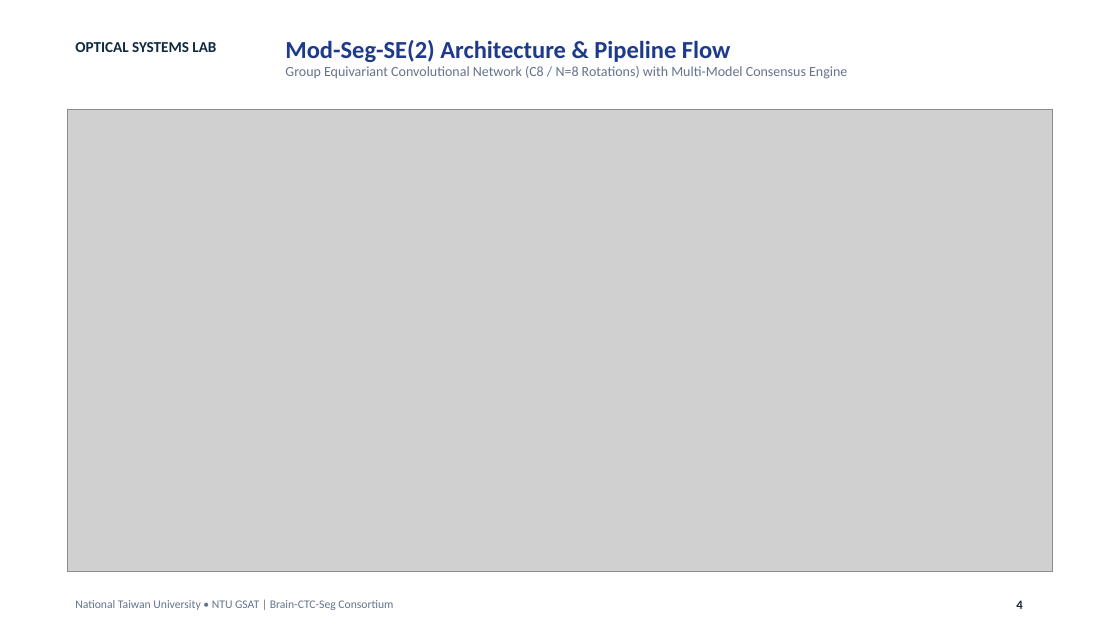
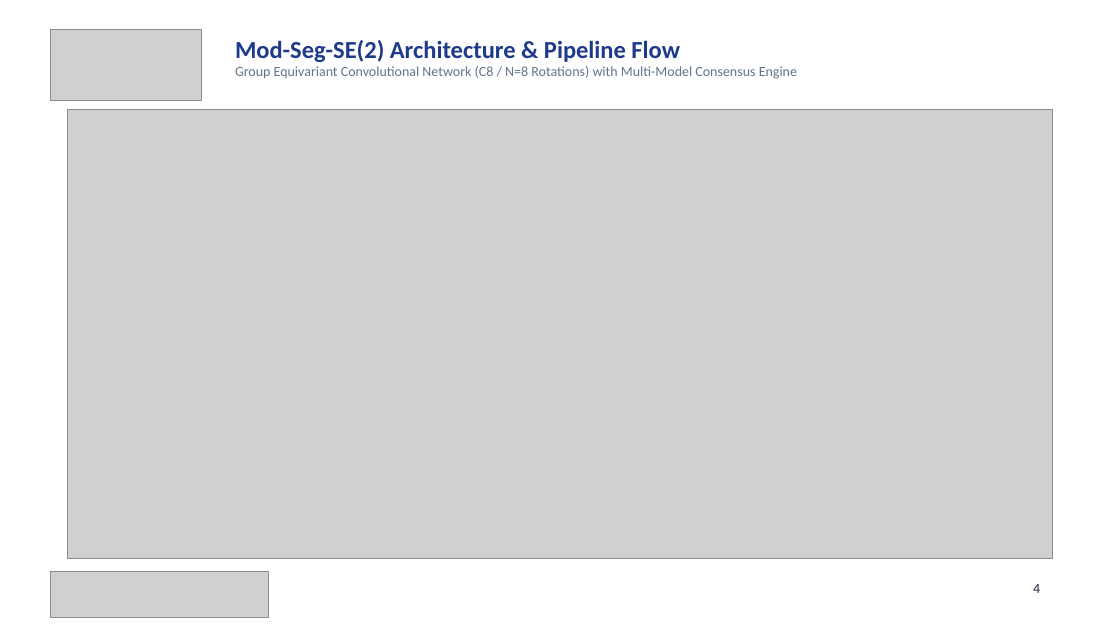
Before and after one commit to MuhammadAliffandy/brain-ctc-seg, a slide deck: slide 4 of Brain_CT_Seg_Client_Presentation.pptx. Drawn at 1120x630 pixels with LibreOffice and Linux fonts; fonts in the diff are those of the drawing; grey boxes stand for pictures. Boxes give left, top, right and bottom in pixels: in the first picture for what was removed or moved away, otherwise in the second. Text is boxed around its words. In the diff, an @@ line names an element or a change of style, - is before the commit and + after.

```diff
--- a/Brain_CT_Seg_Client_Presentation.pptx
+++ b/Brain_CT_Seg_Client_Presentation.pptx
@@ picture added at box(50, 29, 202, 101) @@
@@ text "Mod-Seg-SE(2) Architecture & Pipeline Flow": place and size @@
-text "Mod-Seg-SE(2) Architecture & Pipeline Flow" at box(285, 40, 847, 79)
+text "Mod-Seg-SE(2) Architecture & Pipeline Flow" at box(235, 40, 797, 79)
@@ text removed at box(75, 42, 216, 52) @@
-OPTICAL SYSTEMS LAB
@@ picture: place and size @@
-picture at box(67, 109, 1053, 571)
+picture at box(67, 109, 1053, 559)
@@ picture added at box(50, 571, 269, 618) @@
@@ text "4": place and size @@
-text "4" at box(1016, 600, 1022, 609)
+text "4" at box(1033, 584, 1040, 593)
@@ text "4" at box(1033, 584, 1040, 593): size 11 to 12 pt, bold off @@
@@ text removed at box(75, 600, 393, 610) @@
-National Taiwan University • NTU GSAT | Brain-CTC-Seg Consortium
```
Also in this commit, not shown: 3 other slides changed, 13 other files.
